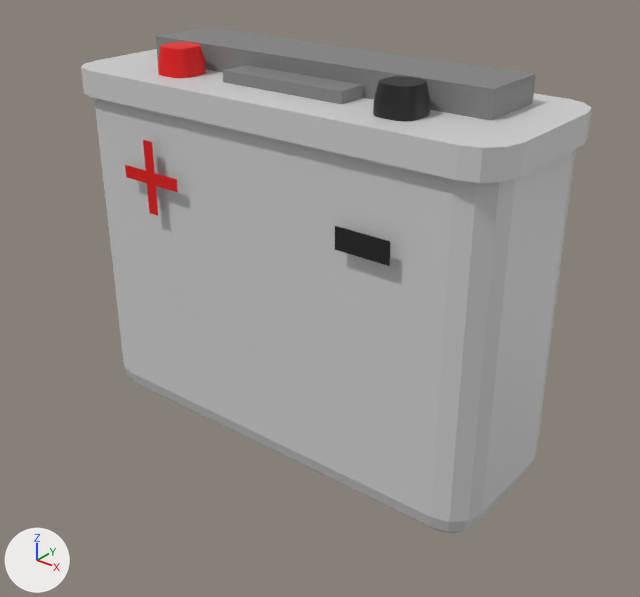
One commit to the Blender file Assets/Items/Meshes/battery.blend: the scene before it, then after it.
Camera for both pictures: a camera (50 mm lens) standing at (0.822, -1.01, 0.657) and looking at (0.038, -0.03, 0.049). The axes (+X, +Y, +Z) are drawn at lower left. The lights are the same throughout.

The older version as bpy lines, for what is in view:
```python
me_cube_004 = bpy.data.meshes.new('Cube.004')
me_cube_004.from_pydata(...)  # 128 vertices, 114 faces; spans x -0.385..0.385, y -0.145..0.145, z -0.216..0.374
me_cube_004.materials.append(mat_battery_001)  # light grey #d2d2d2
txt_text = bpy.data.curves.new('Text', 'FONT')
txt_text.body = '+ '
txt_text.materials.append(mat_positive)  # red #e70005
txt_text_001 = bpy.data.curves.new('Text.001', 'FONT')
txt_text_001.body = '-'
txt_text_001.materials.append(mat_negative)  # black #1d1d1d
ob_battery = bpy.data.objects.new('Battery', me_cube_004)
ob_battery.location = (0.0, 0.0, 0.0)
ob_text = bpy.data.objects.new('Text', txt_text)
ob_text.parent = ob_battery
ob_text.location = (-0.273, -0.148, 0.139)
ob_text.rotation_euler = (1.571, 0.0, 0.0)  # degrees (90, 0, 0)
ob_text.scale = (0.25, 0.25, 0.25)
ob_text_001 = bpy.data.objects.new('Text.001', txt_text_001)
ob_text_001.parent = ob_battery
ob_text_001.location = (0.144, -0.148, 0.139)
ob_text_001.rotation_euler = (1.571, 0.0, 0.0)  # degrees (90, 0, 0)
ob_text_001.scale = (0.363, 0.363, 0.363)
# also in view: 'Cube.002' at (0.0, 0.009, 0.241); 'Cube.001' at (0.0, -0.067, 0.346)
```
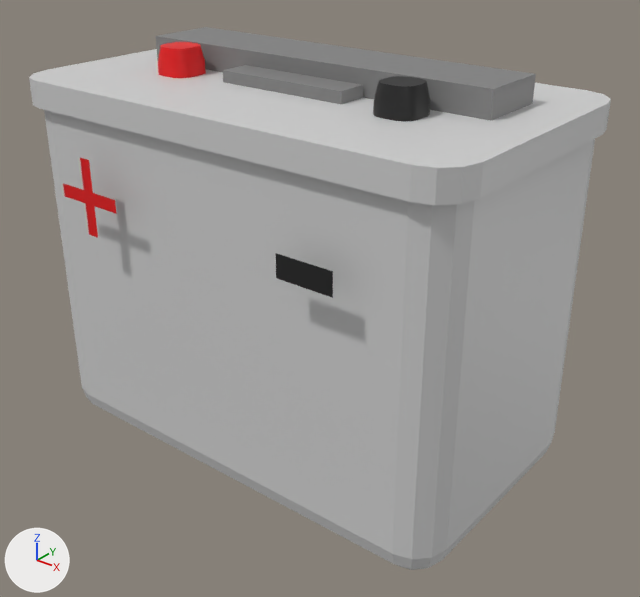
Pixel boxes (x1, y1, x2, y2) of what changed, in the pictures (640 x 597 px; the box of a moved part takes in the faces that stretch with it):
```json
{"object": "Battery", "change": "reshaped", "before": [81, 49, 592, 533], "after": [29, 49, 611, 570], "on screen": "14% wider, 8% taller"}
{"object": "Text", "change": "moved", "before": [125, 140, 178, 216], "after": [63, 158, 116, 238]}
{"part": 1, "of": "me_cube_004", "change": "moved or reshaped", "before": [81, 61, 525, 533], "after": [29, 70, 483, 570]}
{"part": 2, "of": "me_cube_004", "change": "moved or reshaped", "before": [91, 49, 592, 524], "after": [40, 49, 611, 560]}
```

Edits to the scene script, one JSON object a line:
```json
{"block": "me_cube_004", "where": "me_cube_004.from_pydata(...)  # 128 vertices, 114 faces; spans x -0.385..0.385, y -0.145..0.145, z -0.216..0.374"}
{"block": "me_cube_004", "where": "# used by ob_battery; location = (0.0, 0.0, 0.0)"}
{"block": "me_cube_004", "change": "me_cube_004 part 1: all 64 vertices in x -0.385..0.385, y -0.145..-0.074, z -0.216..0.374 are moved by (0.0, -0.096, 0.0)"}
{"block": "me_cube_004", "change": "me_cube_004 part 2: all 64 vertices in x -0.385..0.385, y 0.074..0.145, z -0.216..0.374 are moved by (0.0, 0.064, 0.0)"}
{"op": "set", "path": "ob_text.location", "old": "(-0.273, -0.148, 0.139)", "new": "(-0.273, -0.266, 0.139)"}
```
